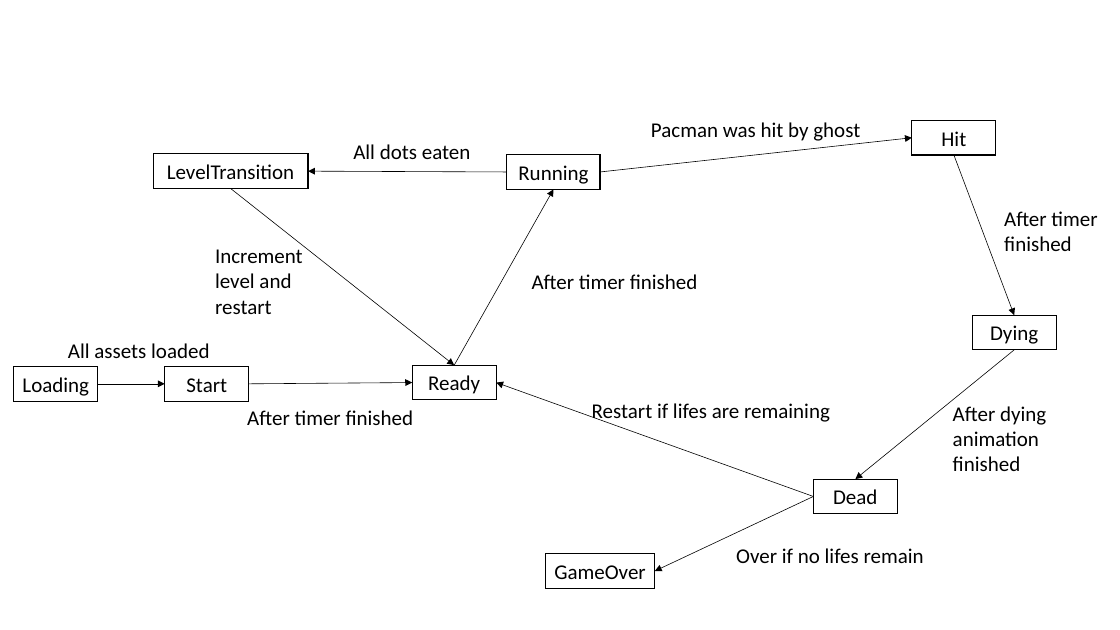
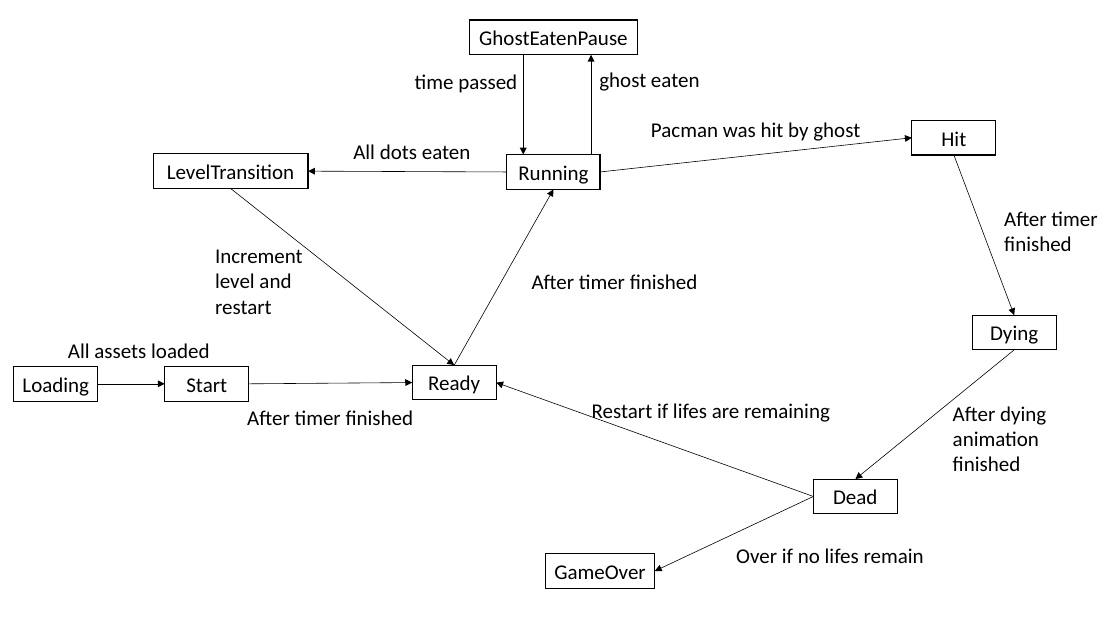
Before and after one commit to Warhorst/pacman, a slide deck: slide 1 of resources/lifecycle.pptx. Drawn at 1120x630 pixels with LibreOffice and Linux fonts; fonts in the diff are those of the drawing. Boxes give left, top, right and bottom in pixels: in the first picture for what was removed or moved away, otherwise in the second. Text is boxed around its words. In the diff, an @@ line names an element or a change of style, - is before the commit and + after.

Commit message:
The Pause when a ghost was eaten is now handled by a new state.

```diff
--- a/resources/lifecycle.pptx
+++ b/resources/lifecycle.pptx
@@ rectangle added at bbox=[470, 20, 638, 55], fill #FFFFFF, outline #000000 1 pt, 18 pt, text #000000 @@
+GhostEatenPause
@@ arrow added from (523, 55) to (523, 155), #000000 0.5 pt @@
@@ arrow added from (592, 154) to (592, 55), #000000 0.5 pt @@
@@ text added at bbox=[415, 74, 517, 93], 18 pt, text #000000 @@
+time passed
@@ text added at bbox=[599, 72, 700, 91], 18 pt, text #000000 @@
+ghost eaten
```
Also in this commit, not shown: 12 other files.
